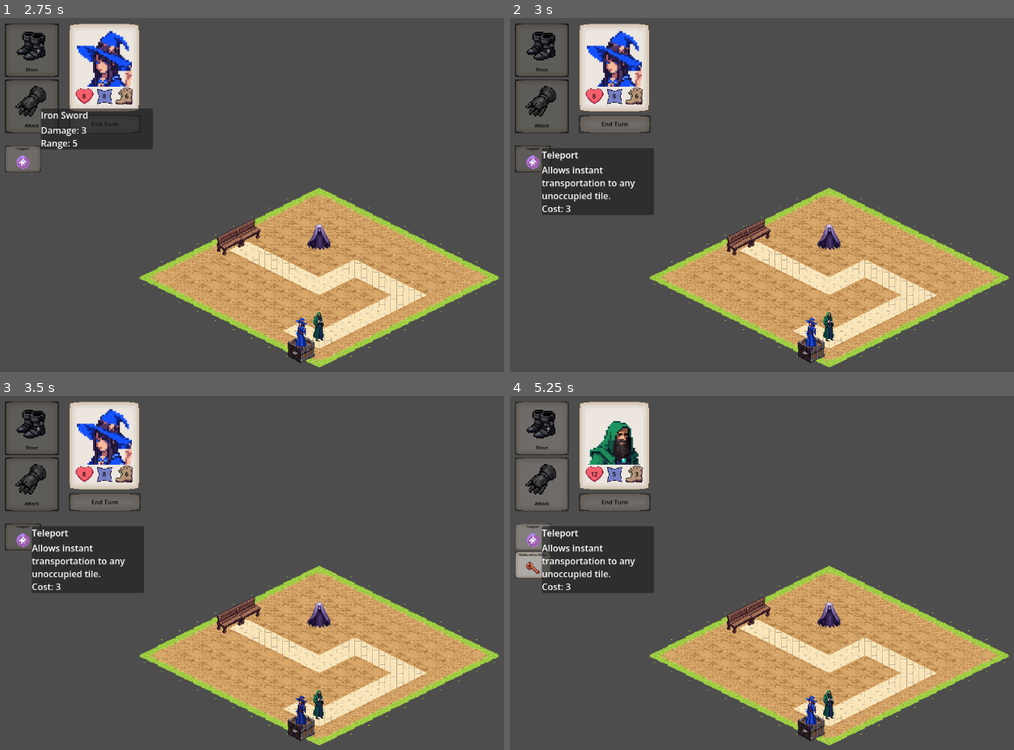
Above: before the commit, frames 1-4 (two rows, left to right).
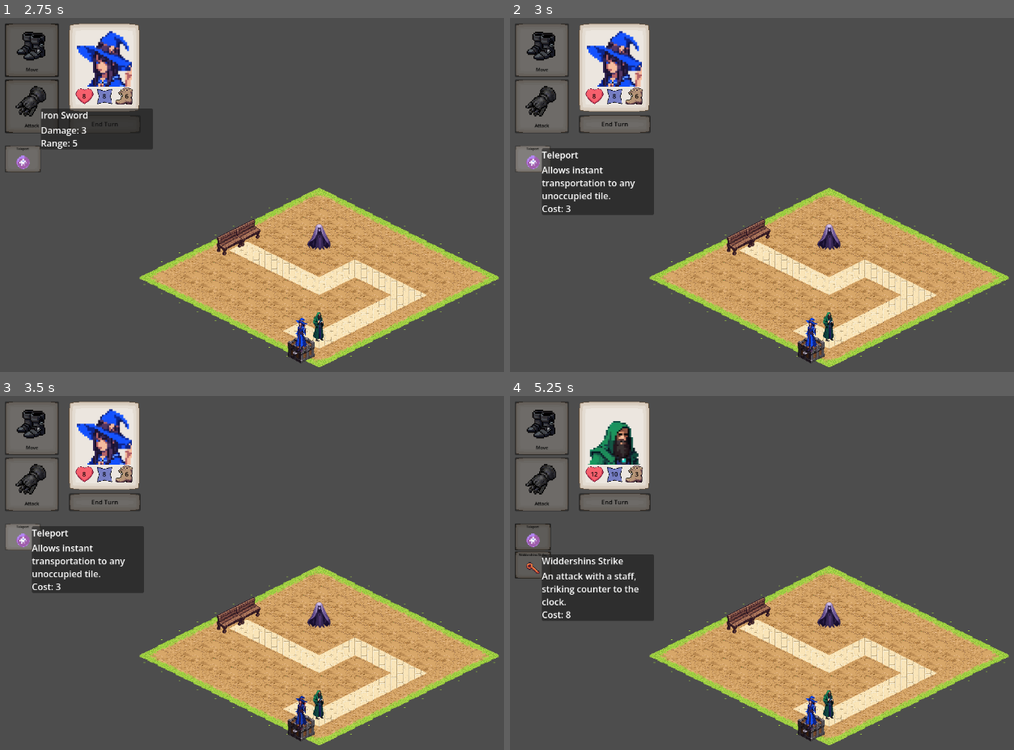
Above: after the commit, the same moments.

Repository: thesackofeyes/Spooks
Game: Godot game, scene res://Scenes/main.tscn
Same seed, same stepped clock (60 frames per second), same inputs: the game is played once before the commit and once after it.
Inputs:
- Up to frame 1 (2.75 s): click "End Turn" at 0.5 s; click "Move" at 1.25 s; click "Attack" at 2 s
- Up to frame 2 (3 s): click "Teleport" at 2.75 s
- Up to frame 3 (3.5 s): no input
- Up to frame 4 (5.25 s): click "End Turn" at 3.5 s; click "Teleport" at 4.25 s; click "Teleport" (after the commit: "Widdershins Strike") at 5 s

Frame 1 is identical in both runs. In frame 2, 0.3% of the frame differs, in the area x 0-9%, y 36-44%; in frame 3, 0.3%; in frame 4, 4.8%, in the area x 0-29%, y 21-64%.

Commit message:
Finish Teleport Ability Update movement hover colour Update buttons to only allow one toggle at a time update ability buttons after casting Update AP after casting

Diff:
--- a/Scripts/Abilities/Teleport.gd
+++ b/Scripts/Abilities/Teleport.gd
@@ -1,15 +1,11 @@
 extends Node
 
 func execute(ability, ability_button, combat_scene):
-    if ability_button.pressed:
+    if ability_button.button_pressed:
         combat_scene.action = 'movement'
         combat_scene.movement_speed = 0
         combat_scene.current_movement_ap_cost = ability.cost
         combat_scene.hover_grid.overlay_distance = 100
-
-        #   Update to not draw path
-        #   Update current tile indicator to be blue instead of red
-        #   Unpress ability button after teleport action (Update all to unpressed if AP is changed?)
     else:
         combat_scene.action = ''
         combat_scene.movement_speed = combat_scene.walk_speed
--- a/Scripts/HoverGrid.gd
+++ b/Scripts/HoverGrid.gd
@@ -3,6 +3,7 @@
 
 @onready var tilemap_node := $"../Grid"
 @onready var obstacles_tilemap := $"../Grid/Obstacles"
+@onready var CombatScene = get_tree().get_current_scene().get_node("Combat")
 
 signal clicked(visual_cell: Vector2i, tilemap_cell: Vector2i)
 
@@ -62,8 +63,16 @@
 		origin + Vector2(-half.x, 0)
 	]
 
-	draw_colored_polygon(points, Color(1, 0, 0, 0.25))
-	draw_polyline(points + [points[0]], Color(1, 0, 0), 2)
+
+	# Draw red diamond for current hover cell
+	# If combat_scene.action is 'movement' make this blue
+
+	if CombatScene.action == 'movement':
+		draw_colored_polygon(points, Color(0, 0, 1, 0.25))
+		draw_polyline(points + [points[0]], Color(0, 0, 1), 2)
+	else:
+		draw_colored_polygon(points, Color(1, 0, 0, 0.25))
+		draw_polyline(points + [points[0]], Color(1, 0, 0), 2)
 	#End Draw Current Mouse Hover
 
 	#Draw Movement Path
--- a/Scripts/ability_button.gd
+++ b/Scripts/ability_button.gd
@@ -22,6 +22,7 @@
 
 
 func _on_toggled(_toggled_on: bool) -> void:
+	CombatScene.unpress_action_buttons()
 	if data.ability_script != null:
 		print("Loading ability script: ", data.ability_script)
 		var ability_script_instance = data.ability_script.new()
--- a/Scripts/combat.gd
+++ b/Scripts/combat.gd
@@ -60,7 +60,7 @@
 		$MoveButton.set_pressed(false)
 		$AttackButton.set_pressed(false)
 		# Reset unit stats at start of turn
-		current_unit.current_ap = current_unit.data.stamina
+		current_unit.update_ap(current_unit.data.stamina)
 		current_unit.current_moves = current_unit.data.speed
 		previous_unit = current_unit
 
@@ -109,7 +109,7 @@
 		print("All enemy units defeated. Victory!")
 
 func draw_traversable_path(unit):
-	if action == 'movement':
+	if action == 'movement' and movement_speed > 0:
 		hover_grid.set_overlay_path(Pathfinding.astar_find_path(tilemap_node, obstacles_tilemap, unit.position, hover_grid.hover_cell, unit_nodes))
 	elif action == 'attack':
 		hover_grid.set_overlay_path(Pathfinding.astar_find_path(tilemap_node, obstacles_tilemap, unit.position, hover_grid.hover_cell, unit_nodes))
@@ -140,8 +140,18 @@
 		current_unit.current_moves -= number_of_tiles_moved
 		tween_along_path(unit, path, 0.4, distance_cap)
 
-	unit.current_ap -= current_movement_ap_cost
+	unit.update_ap(current_movement_ap_cost*-1)
+	movement_speed = walk_speed
+	current_movement_ap_cost = default_movement_ap_cost
 	print("updated AP", unit.current_ap)
+
+func unpress_ability_buttons():
+	for ability_button in abilities_container.ability_container.get_children():
+		ability_button.set_pressed(false)
+
+func unpress_action_buttons():
+	$MoveButton.set_pressed(false)
+	$AttackButton.set_pressed(false)
 
 func _on_grid_clicked(visual_cell: Vector2i):
 	for unit_node in unit_nodes:
@@ -154,7 +164,6 @@
 
 	if action == 'attack':
 		attack(visual_cell)
-
 
 # Moves a unit along a path of Vector2i tiles using Tweens
 func tween_along_path(unit: Node2D, path: Array, speed: float, distance_cap: int, overlap: float = -0.5):
@@ -209,11 +218,16 @@
 
 	print("Enemy Units: ", enemy_units)
 
-
 func _on_end_turn_pressed() -> void:
 	current_unit.end_turn()
 
+func load_ability_buttons():
+	if current_unit != null:
+		abilities_container.update_abilites(current_unit)
+
+
 func _on_move_button_toggled(toggled_on: bool, source: BaseButton) -> void:
+	unpress_ability_buttons()
 	if toggled_on == true:
 		action = 'movement'
 		hover_grid.overlay_distance = current_unit.current_moves
@@ -221,11 +235,13 @@
 		action = ''
 
 func _on_attack_button_toggled(toggled_on: bool) -> void:
+	unpress_ability_buttons()
 	if toggled_on == true:
 		action = 'attack'
 		hover_grid.overlay_distance = current_unit.data.base_attack_range
 	else:
 		action = ''
+
 
 # Tooltip Signals
 
@@ -239,13 +255,11 @@
 func _on_attack_button_mouse_exited() -> void:
 	TooltipManager.hide_tooltip()
 
-
 func _on_move_button_mouse_entered() -> void:
 	TooltipManager.show_tooltip(
 		"Move",
 		str(current_unit.current_moves) + " Tiles"
 	)
 
-
 func _on_move_button_mouse_exited() -> void:
 	TooltipManager.hide_tooltip()
--- a/Scripts/spook.gd
+++ b/Scripts/spook.gd
@@ -62,6 +62,10 @@
 
 	combat_node.check_combat_end_conditions()
 
+func update_ap(value: int):
+	current_ap = max(current_ap + value, 0)
+	combat_node.unpress_ability_buttons()
+	combat_node.load_ability_buttons()
 
 func input_received() -> bool:
 	# For example: press "Enter" or "Space" to act
Not shown, changed: Todos.txt
